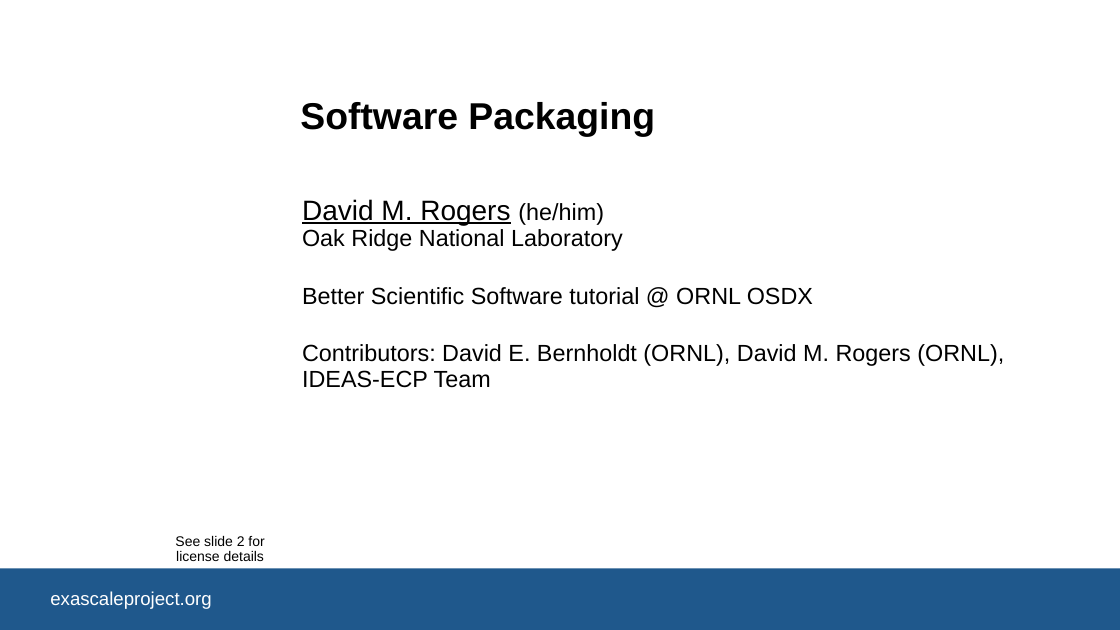
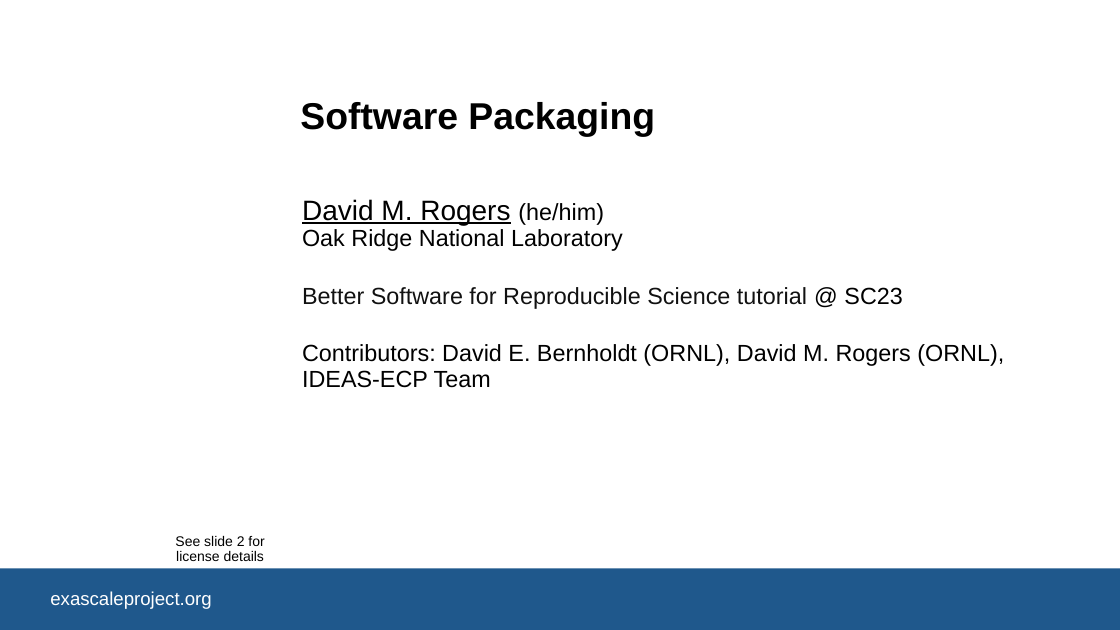
Before and after one commit to bssw-tutorial/presentations, a slide deck: slide 1 of packaging.pptx. Drawn at 1120x630 pixels with LibreOffice and Linux fonts; fonts in the diff are those of the drawing; background and template pictures are left out. Boxes give left, top, right and bottom in pixels: in the first picture for what was removed or moved away, otherwise in the second. Text is boxed around its words. In the diff, an @@ line names an element or a change of style, - is before the commit and + after.

```diff
--- a/packaging.pptx
+++ b/packaging.pptx
@@ subtitle at (302, 287, 902, 309): text changed; text colour #000000 to #111111 @@
-Better Scientific Software tutorial @ ORNL OSDX
+Better Software for Reproducible Science tutorial @ SC23
```
Also in this commit, not shown: 1 other slide changed, 2 other files.
